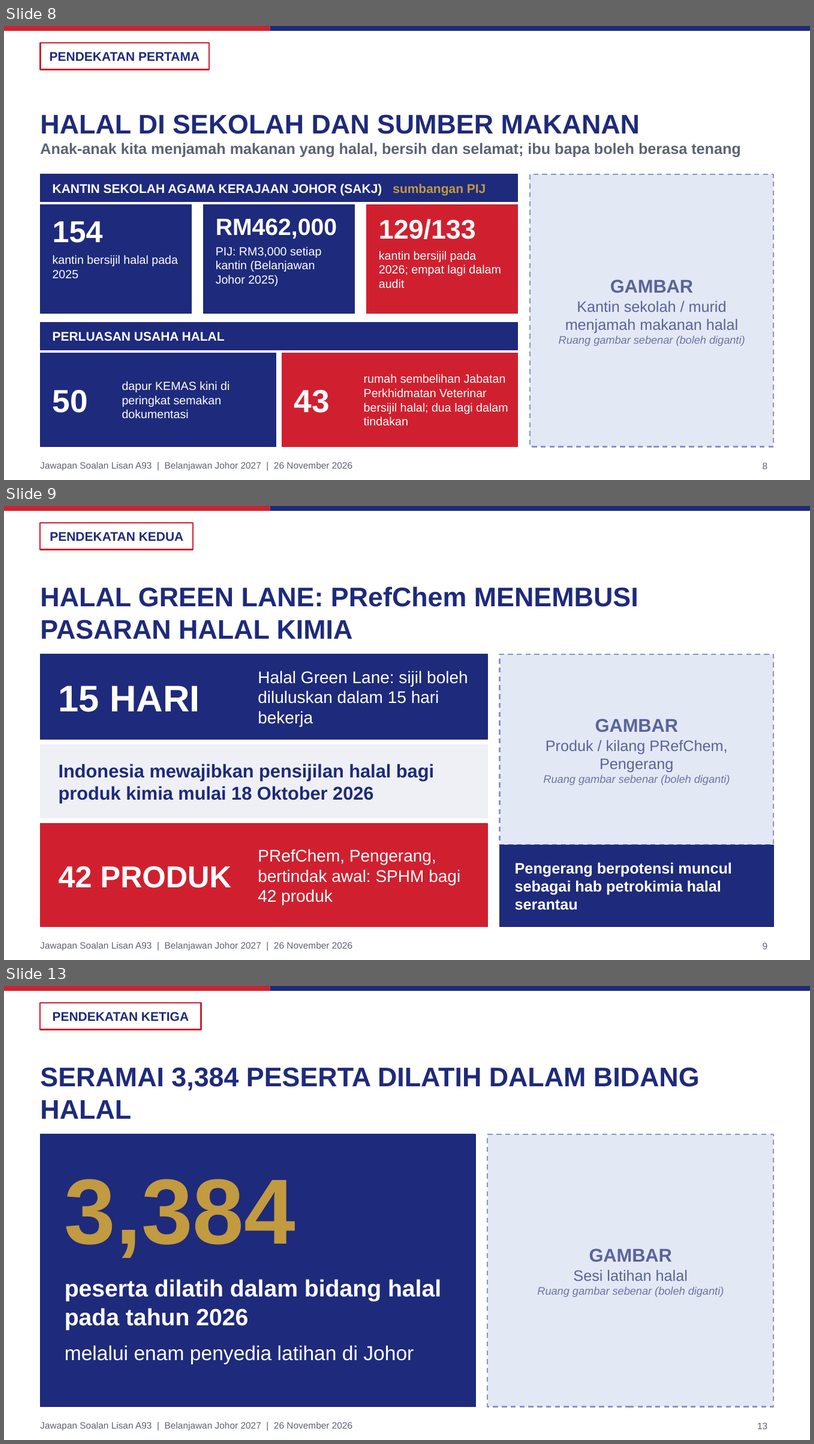
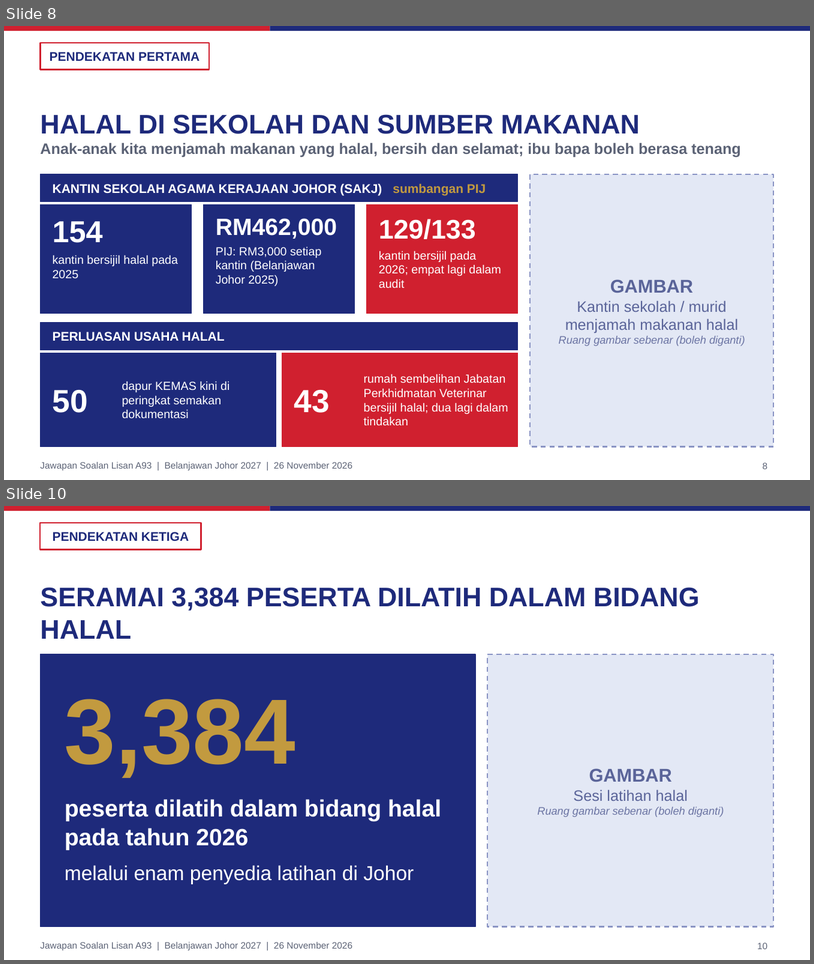
Before and after one commit to nawaljoe/Nawal, a slide deck: slides/A93_Halal_Johor_16x9.pptx. Shown one above the other, each under a label of ours: slides 8, 9 and 13 before the commit, slides 8 and 10 after it; the slides between them are not shown. The pictures are 814x1444 and 814x964 pixels, drawn with LibreOffice and Linux fonts; fonts in the diff are those of the drawing; background and template pictures are left out. Boxes give left, top, right and bottom in pixels: in the first picture for what was removed or moved away, otherwise in the second. Text is boxed around its words. In the diff, an @@ line names an element or a change of style, - is before the commit and + after.

```diff
--- a/slides/A93_Halal_Johor_16x9.pptx
+++ b/slides/A93_Halal_Johor_16x9.pptx
@@ slide 9 removed at (4, 506, 810, 960), background #FFFFFF; not listed: 3 template elements that a slide beside it also shows @@
@@ rectangle removed at (40, 523, 194, 550) @@
@@ text removed at (50, 532, 184, 541) @@
-PENDEKATAN KEDUA
@@ title removed at (40, 586, 639, 639) @@
-HALAL GREEN LANE: PRefChem MENEMBUSI PASARAN HALAL KIMIA
@@ rectangle removed at (40, 654, 488, 739) @@
@@ rectangle removed at (500, 654, 774, 845) @@
@@ text removed at (59, 685, 200, 712) @@
-15 HARI
@@ text removed at (258, 670, 468, 726) @@
-Halal Green Lane: sijil boleh diluluskan dalam 15 hari bekerja
@@ text removed at (543, 718, 731, 785) @@
-GAMBAR
-Produk / kilang PRefChem, Pengerang
-Ruang gambar sebenar (boleh diganti)
@@ rectangle removed at (40, 745, 488, 817) @@
@@ text removed at (59, 763, 434, 803) @@
-Indonesia mewajibkan pensijilan halal bagi produk kimia mulai 18 Oktober 2026
@@ rectangle removed at (40, 823, 488, 927) @@
@@ rectangle removed at (500, 845, 774, 927) @@
@@ text removed at (258, 849, 461, 904) @@
-PRefChem, Pengerang, bertindak awal: SPHM bagi 42 produk
@@ text removed at (515, 862, 732, 910) @@
-Pengerang berpotensi muncul sebagai hab petrokimia halal serantau
@@ text removed at (59, 866, 231, 888) @@
-42 PRODUK
@@ page number removed at (763, 942, 768, 949) @@
-9
@@ what was slide 13 is now slide 10 @@
@@ page number at (758, 942, 768, 949): text changed @@
-13
+10
```
Also in this commit, not shown: 1 slide added, 3 other slides removed, 4 other files.
